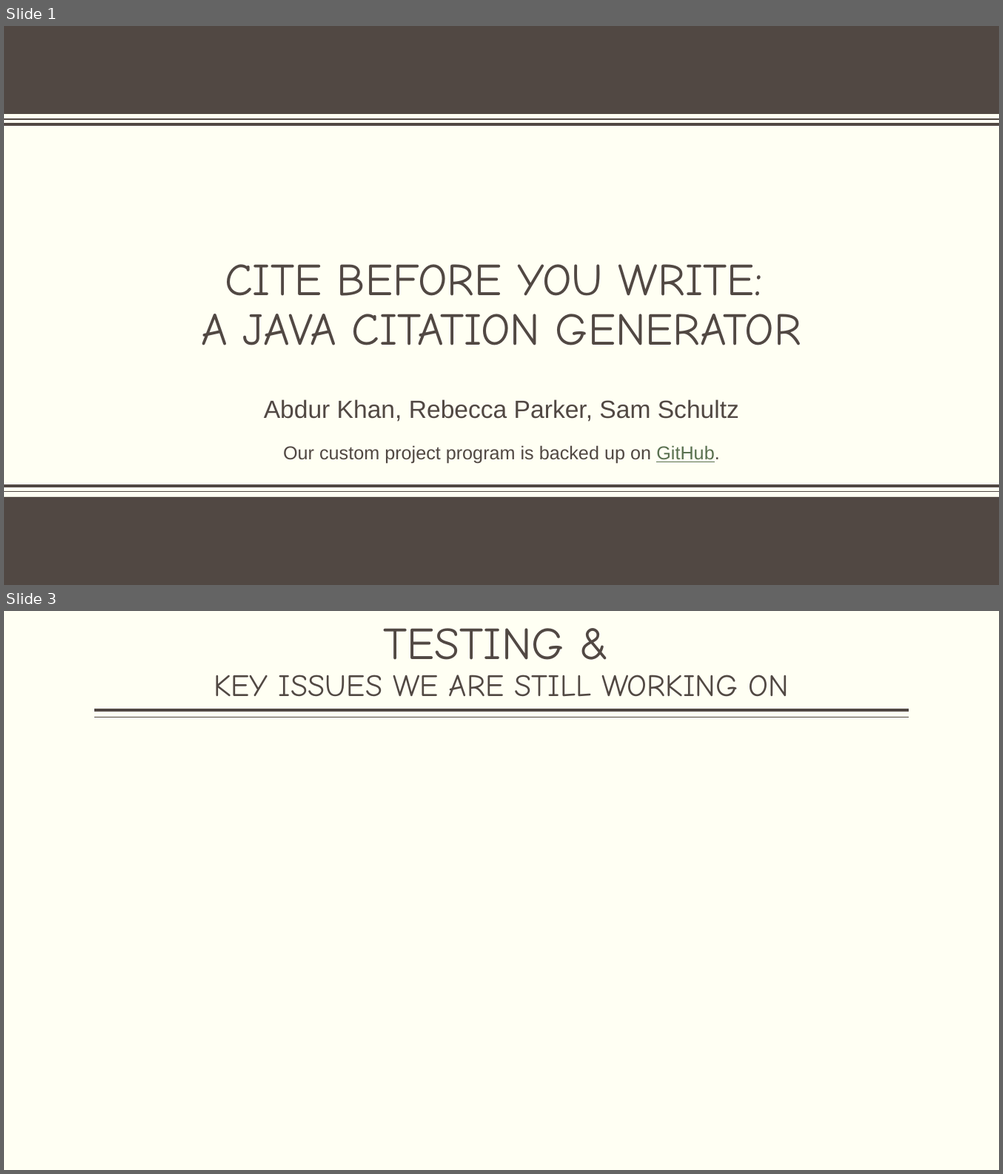
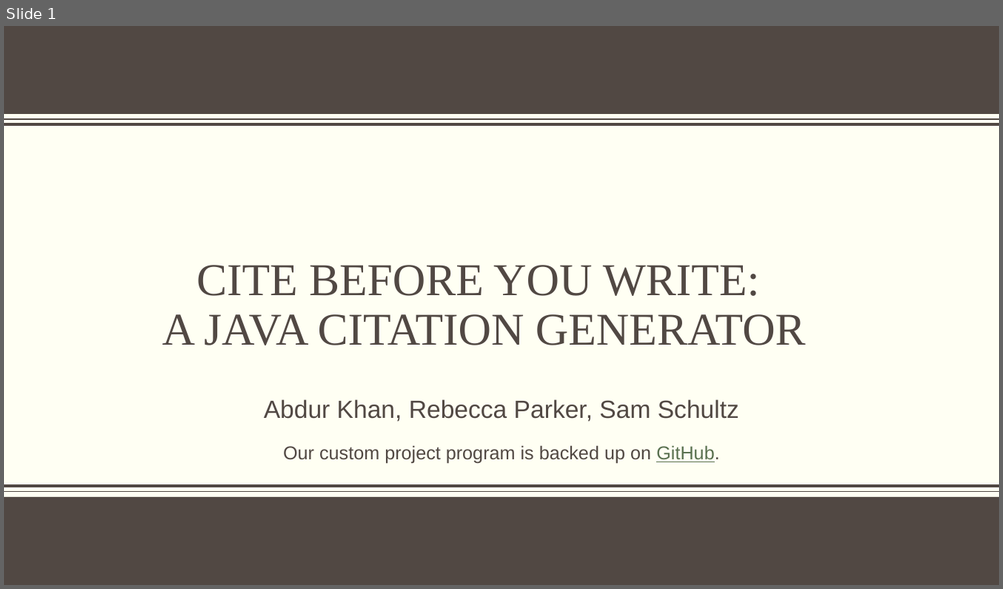
Before and after one commit to RJP43/JavaCustomProject-LUC_Comp-170, a slide deck: COMP170_CustomProject-Presentation.pptx. Shown one above the other, each under a label of ours: slides 1 and 3 before the commit, slide 1 after it; the slides between them are not shown. The pictures are 1003x1174 and 1003x589 pixels, drawn with LibreOffice and Linux fonts; fonts in the diff are those of the drawing; background and template pictures are left out. Boxes give left, top, right and bottom in pixels: in the first picture for what was removed or moved away, otherwise in the second. Text is boxed around its words. In the diff, an @@ line names an element or a change of style, - is before the commit and + after.

```diff
--- a/COMP170_CustomProject-Presentation.pptx
+++ b/COMP170_CustomProject-Presentation.pptx
@@ slide 3 removed at (x1=4, y1=611, x2=999, y2=1170), background #FFFFF3 @@
@@ title removed at (x1=213, y1=628, x2=789, y2=697) @@
-TESTING &
-KEY ISSUES WE ARE STILL WORKING ON
@@ line removed from (909, 710) to (94, 710) @@
@@ line removed from (909, 718) to (94, 718) @@
@@ slide 1 changed as well @@
@@ title "CITE BEFORE YOU WRITE: A ..." moved from (x1=201, y1=264, x2=801, y2=346) to (x1=162, y1=265, x2=805, y2=346) @@
@@ title "CITE BEFORE YOU WRITE: A ..." at (x1=162, y1=265, x2=805, y2=346): font Comic Neue to Times New Roman @@
```
Also in this commit, not shown: 1 other slide changed, 4 slides added, 2 other slides removed, 3 other files.
